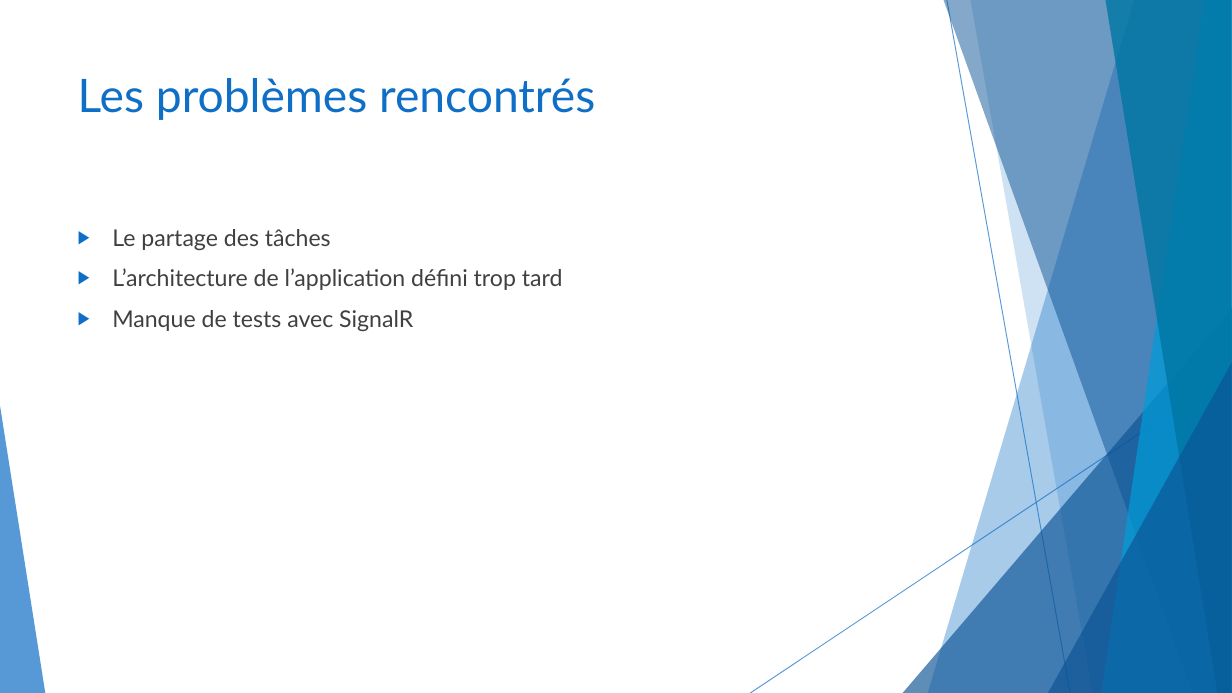
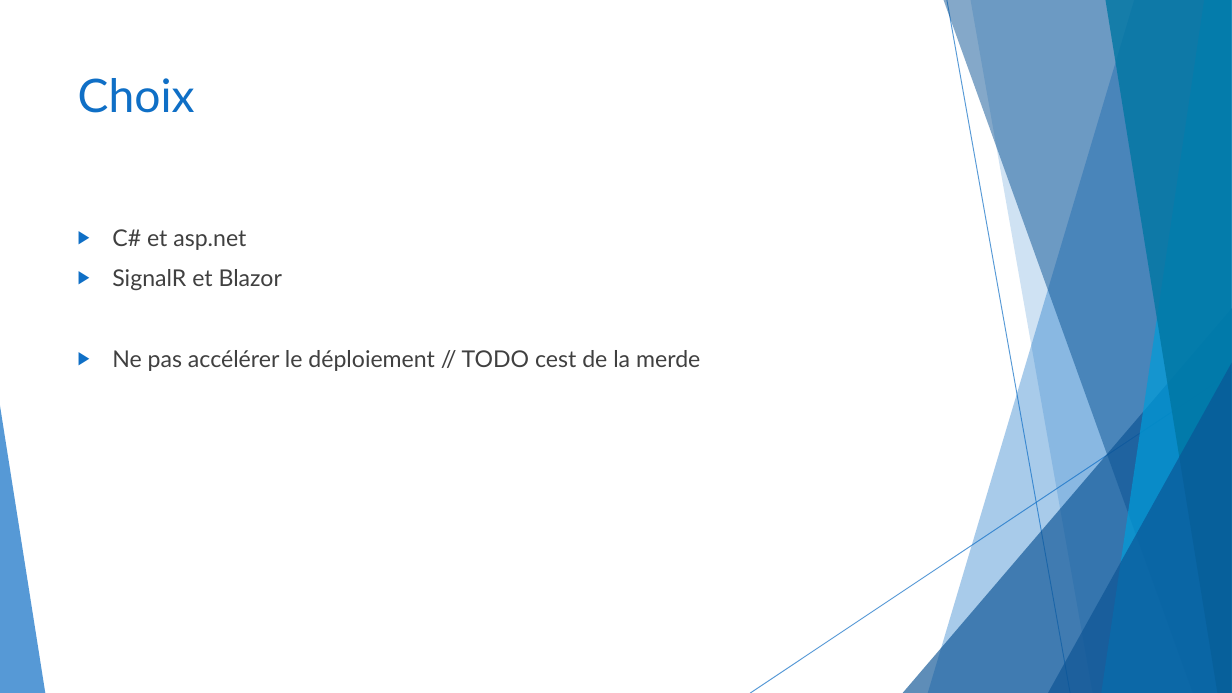
Before and after one commit to CeKonVeu/KingSkullClassicOnline, a slide deck: slide 9 of doc/King Skull Classic Online.pptx. Drawn at 1232x693 pixels with LibreOffice and Linux fonts; fonts in the diff are those of the drawing. Boxes give left, top, right and bottom in pixels: in the first picture for what was removed or moved away, otherwise in the second. Text is boxed around its words. In the diff, an @@ line names an element or a change of style, - is before the commit and + after.

```diff
--- a/doc/King Skull Classic Online.pptx
+++ b/doc/King Skull Classic Online.pptx
@@ title at box(78, 78, 195, 113): text changed @@
-Les problèmes rencontrés
+Choix
@@ text at box(112, 229, 700, 371): text changed @@
-▶ Le partage des tâches
-▶ L’architecture de l’application défini trop tard
-▶ Manque de tests avec SignalR
+▶ C# et asp.net
+▶ SignalR et Blazor
+▶ Ne pas accélérer le déploiement // TODO cest de la merde
```
Also in this commit, not shown: 3 other slides changed, 2 slides added.
